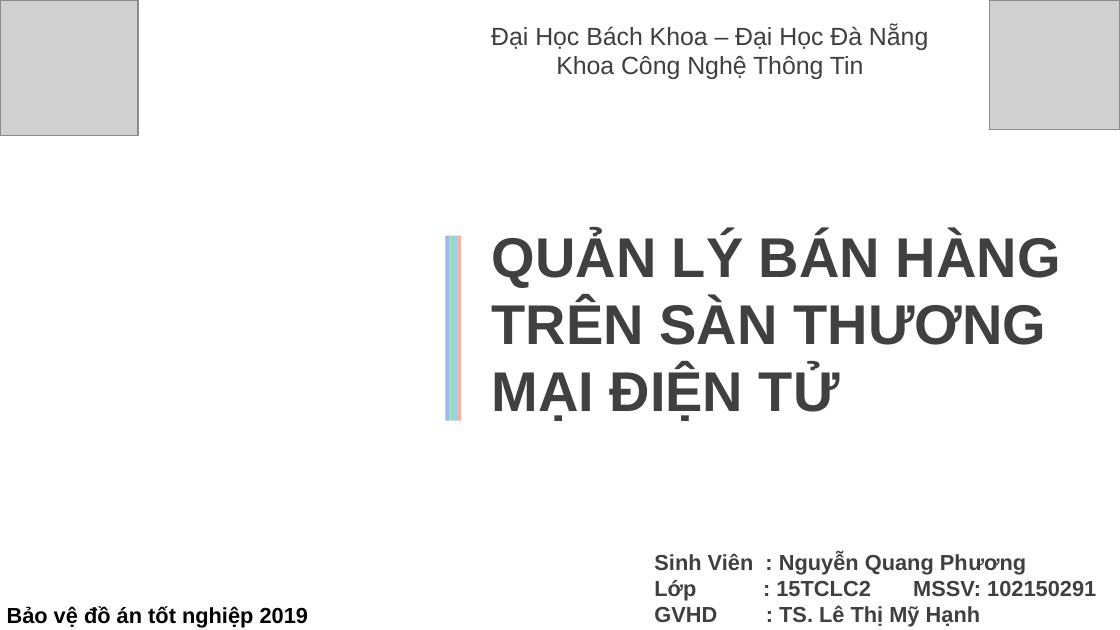
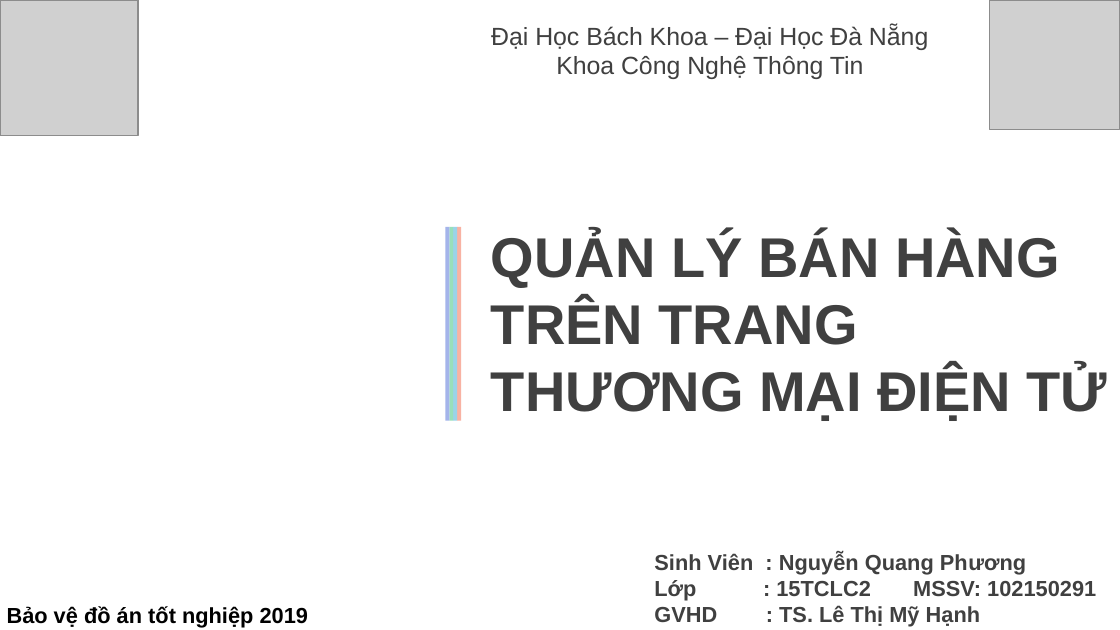
Before and after one commit to phamkhanhminhman/doan-laravel, a slide deck: slide 1 of Slide-Vietnamese.pptx. Drawn at 1120x630 pixels with LibreOffice and Linux fonts; fonts in the diff are those of the drawing; grey boxes stand for pictures; background and template pictures are left out. Boxes give left, top, right and bottom in pixels: in the first picture for what was removed or moved away, otherwise in the second. Text is boxed around its words. In the diff, an @@ line names an element or a change of style, - is before the commit and + after.

```diff
--- a/Slide-Vietnamese.pptx
+++ b/Slide-Vietnamese.pptx
@@ rectangle: place and size @@
-rectangle at box(446, 235, 450, 420)
+rectangle at box(446, 227, 450, 421)
@@ rectangle: place and size @@
-rectangle at box(449, 235, 454, 420)
+rectangle at box(449, 227, 454, 421)
@@ rectangle: place and size @@
-rectangle at box(454, 235, 458, 420)
+rectangle at box(454, 227, 458, 421)
@@ rectangle: place and size @@
-rectangle at box(457, 235, 461, 420)
+rectangle at box(457, 227, 461, 421)
@@ text at box(491, 232, 1108, 421): text changed @@
-QUẢN LÝ BÁN HÀNG TRÊN SÀN THƯƠNG MẠI ĐIỆN TỬ
+QUẢN LÝ BÁN HÀNG TRÊN TRANG THƯƠNG MẠI ĐIỆN TỬ
```
Also in this commit, not shown: 11 other slides changed, 3 slides added, 2 slides removed, 10 other files.
